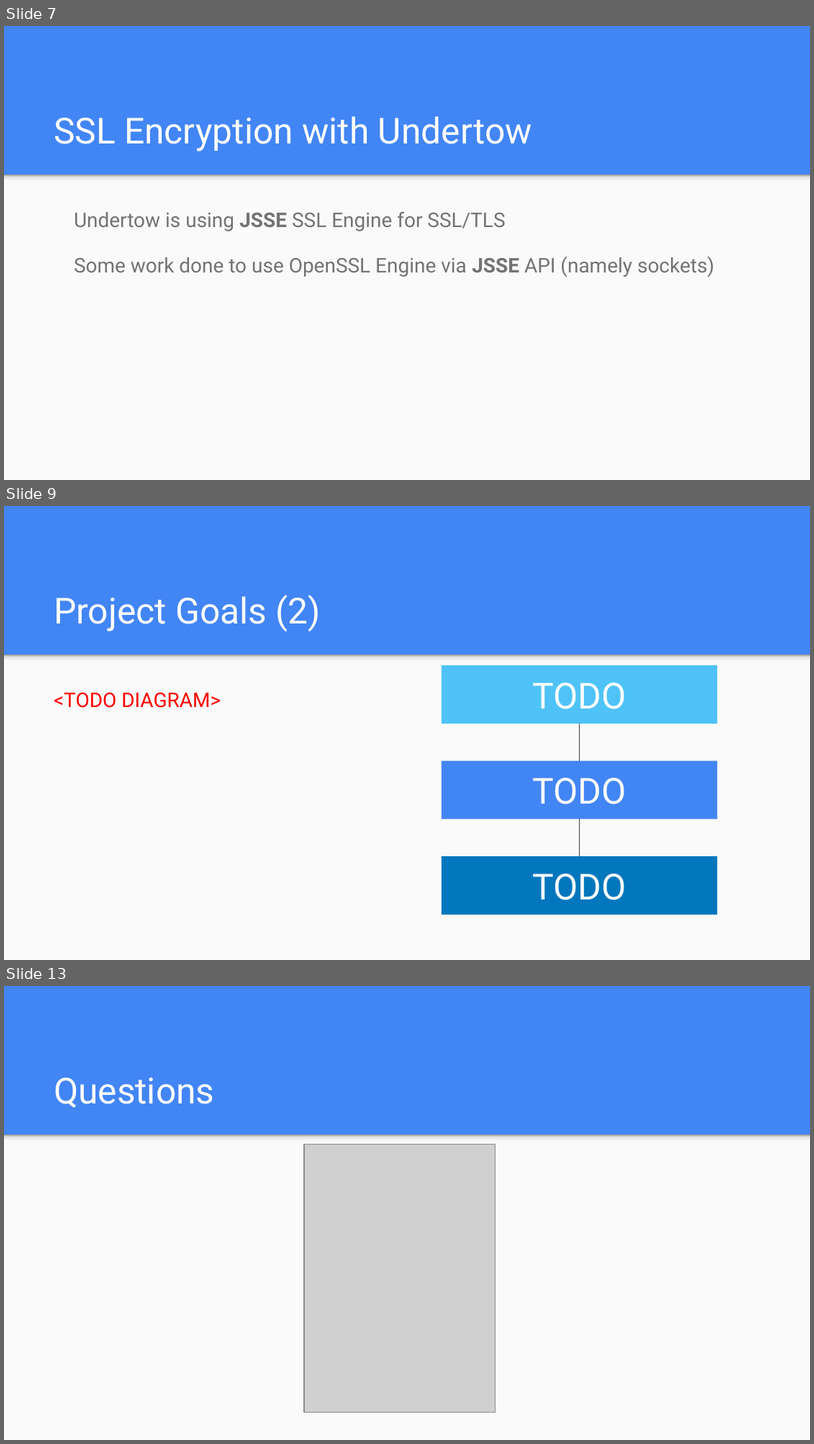
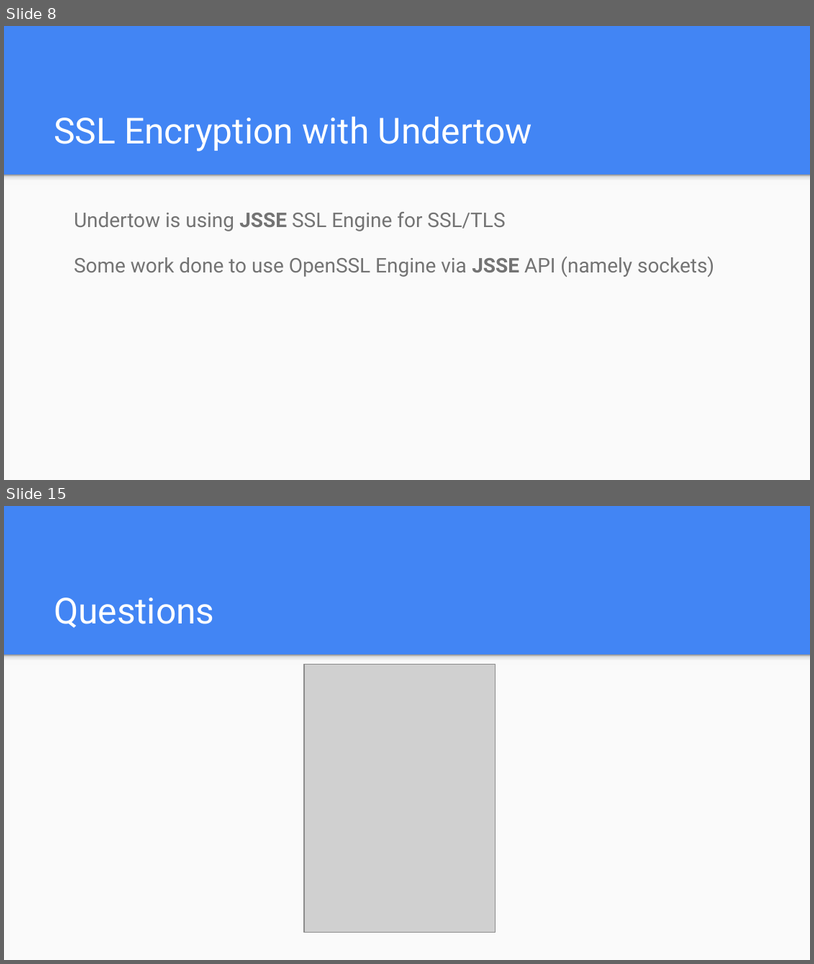
Before and after one commit to jocelynthode/tomcat-native2-doc, a slide deck: initial_presentation.pptx. Shown one above the other, each under a label of ours: slides 7, 9 and 13 before the commit, slides 8 and 15 after it; the slides between them are not shown. The pictures are 814x1444 and 814x964 pixels, drawn with LibreOffice and Linux fonts; fonts in the diff are those of the drawing; grey boxes stand for pictures. Boxes give left, top, right and bottom in pixels: in the first picture for what was removed or moved away, otherwise in the second. Text is boxed around its words. In the diff, an @@ line names an element or a change of style, - is before the commit and + after.

```diff
--- a/initial_presentation.pptx
+++ b/initial_presentation.pptx
@@ slide 9 removed at [4, 506, 810, 960], background #4285F4; not listed: 2 template elements that a slide beside it also shows @@
@@ title removed at [54, 595, 321, 631] @@
-Project Goals (2)
@@ title removed at [442, 665, 718, 723] @@
-TODO
@@ text removed at [54, 692, 221, 708] @@
-<TODO DIAGRAM>
@@ line removed from (580, 723) to (580, 761) @@
@@ title removed at [442, 761, 718, 819] @@
-TODO
@@ line removed from (580, 819) to (580, 856) @@
@@ title removed at [442, 856, 718, 914] @@
-TODO
@@ what was slide 7 is now slide 8 @@
@@ what was slide 13 is now slide 15 @@
```
Also in this commit, not shown: 3 slides changed, 5 slides added, 2 other slides removed, 1 other file.
